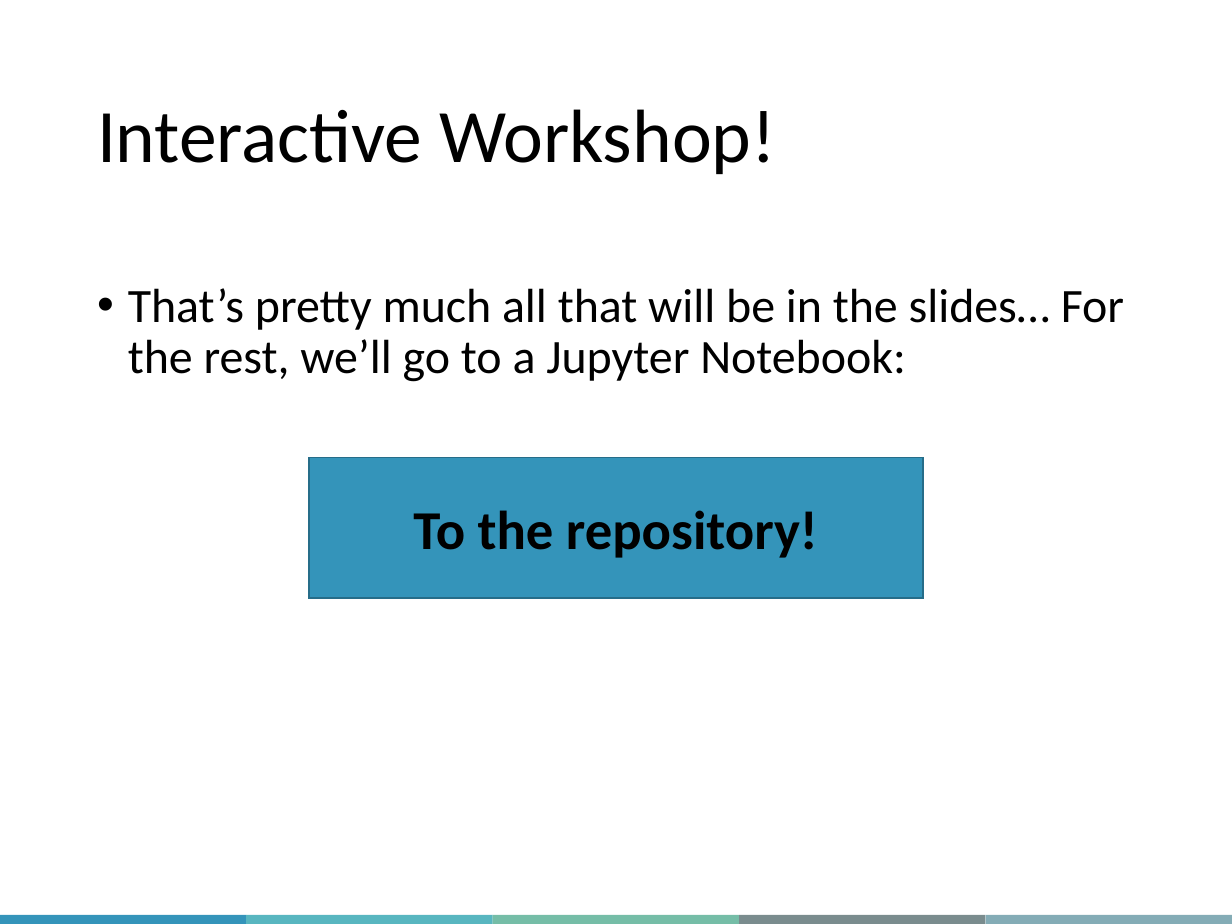
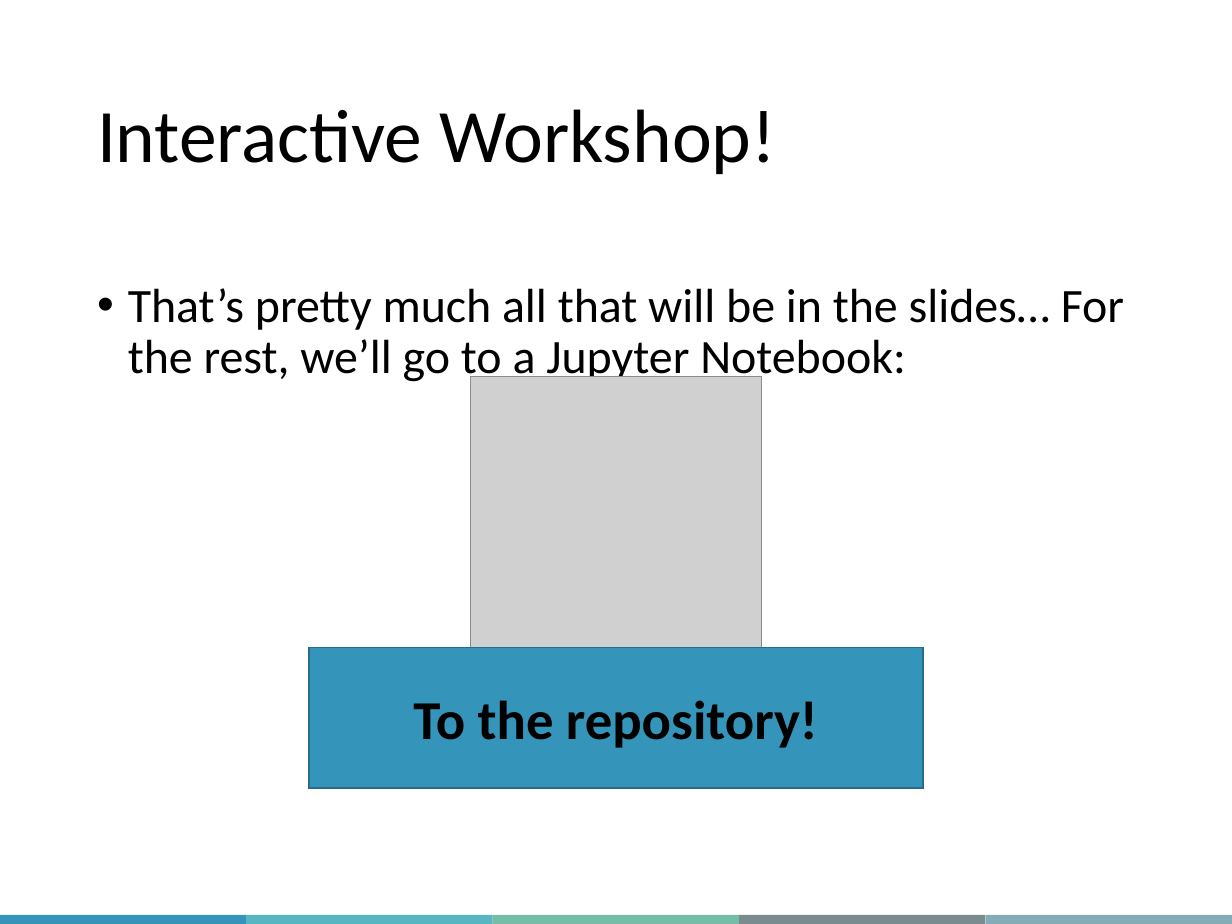
Before and after one commit to bzrudski/Intro-to-Python, a slide deck: slide 5 of Slides/QLS-MiCM Intro to Python (Part 1) Workshop PPT.pptx. Drawn at 1232x924 pixels with LibreOffice and Linux fonts; fonts in the diff are those of the drawing; grey boxes stand for pictures; background and template pictures are left out. Boxes give left, top, right and bottom in pixels: in the first picture for what was removed or moved away, otherwise in the second. Text is boxed around its words. In the diff, an @@ line names an element or a change of style, - is before the commit and + after.

Commit message:
Add QR code to repository to the slides.

```diff
--- a/Slides/QLS-MiCM Intro to Python (Part 1) Workshop PPT.pptx
+++ b/Slides/QLS-MiCM Intro to Python (Part 1) Workshop PPT.pptx
@@ picture added at [471,376,761,667] @@
@@ rectangle "To the repository!": place and size @@
-rectangle "To the repository!" at [309,457,923,598]
+rectangle "To the repository!" at [309,648,923,788]
```
Also in this commit, not shown: 1 other file.
